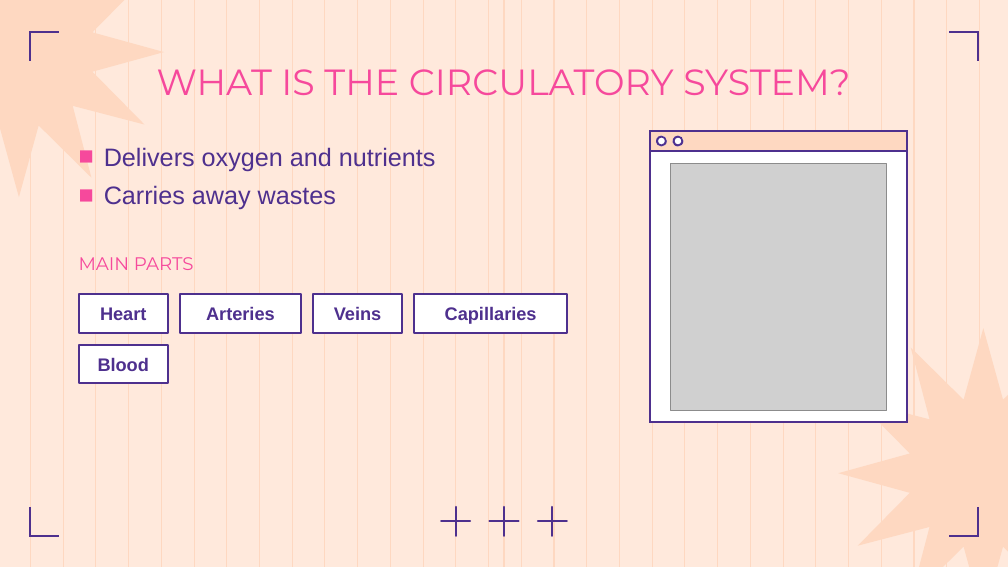
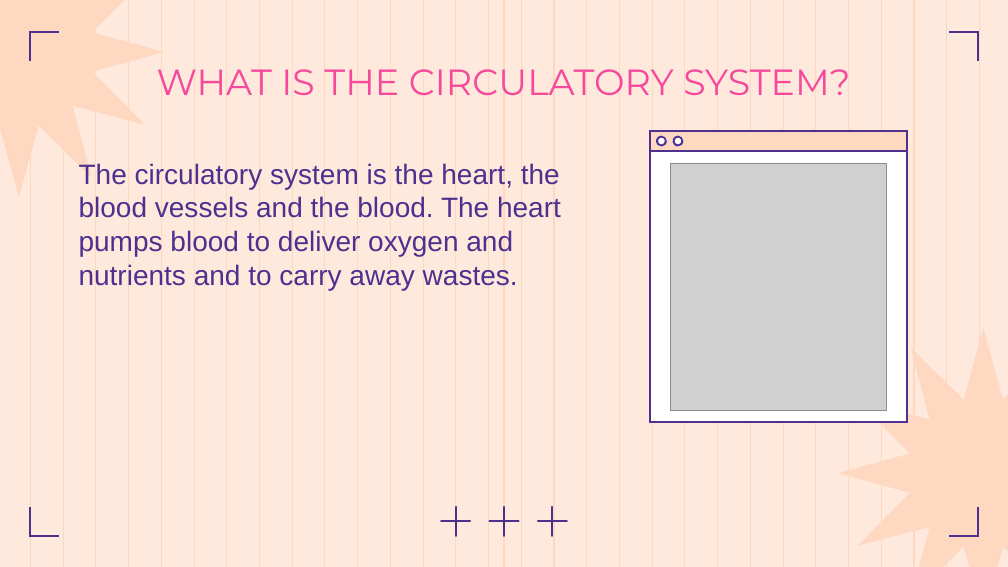
Before and after one commit to Ezkiel2004/Anthropotomy, a slide deck: slide 5 of docs/body-systems/circulatory-system.pptx. Drawn at 1008x567 pixels with LibreOffice and Linux fonts; fonts in the diff are those of the drawing; grey boxes stand for pictures. Boxes give left, top, right and bottom in pixels: in the first picture for what was removed or moved away, otherwise in the second. Text is boxed around its words. In the diff, an @@ line names an element or a change of style, - is before the commit and + after.

```diff
--- a/docs/body-systems/circulatory-system.pptx
+++ b/docs/body-systems/circulatory-system.pptx
@@ text removed at bbox=[104, 147, 436, 209] @@
-■ Delivers oxygen and nutrients
-■ Carries away wastes
@@ text added at bbox=[79, 163, 561, 290], 20 pt, text #4E308E @@
+The circulatory system is the heart, the blood vessels and the blood. The heart pumps blood to deliver oxygen and nutrients and to carry away wastes.
@@ text removed at bbox=[79, 257, 194, 270] @@
-MAIN PARTS
@@ rectangle removed at bbox=[79, 294, 168, 333] @@
-Heart
@@ rectangle removed at bbox=[179, 294, 300, 333] @@
-Arteries
@@ rectangle removed at bbox=[312, 294, 402, 333] @@
-Veins
@@ rectangle removed at bbox=[414, 294, 566, 333] @@
-Capillaries
@@ rectangle removed at bbox=[79, 345, 168, 383] @@
-Blood
```
Also in this commit, not shown: 5 other slides changed, 1 slide added, 10 other files.
